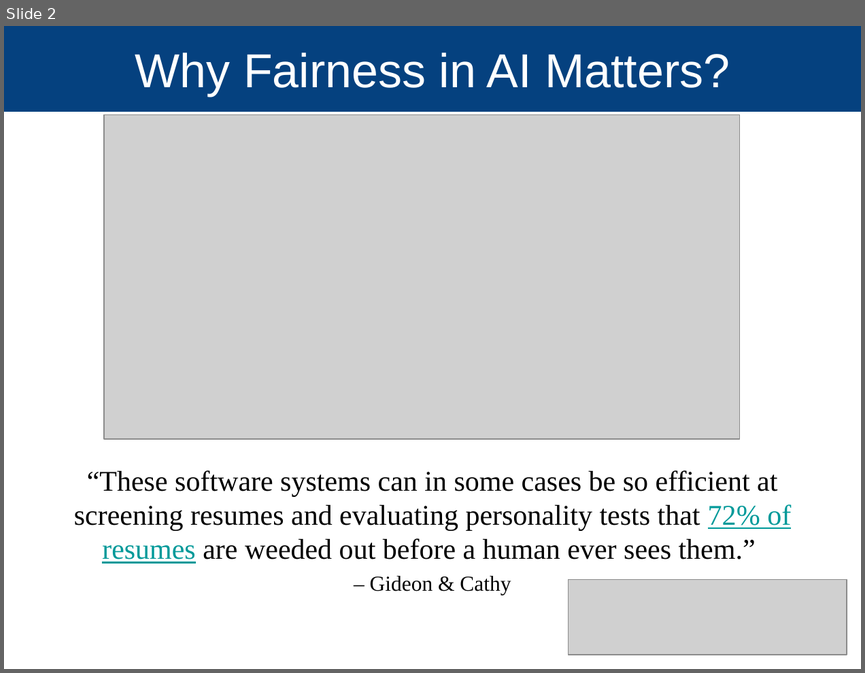
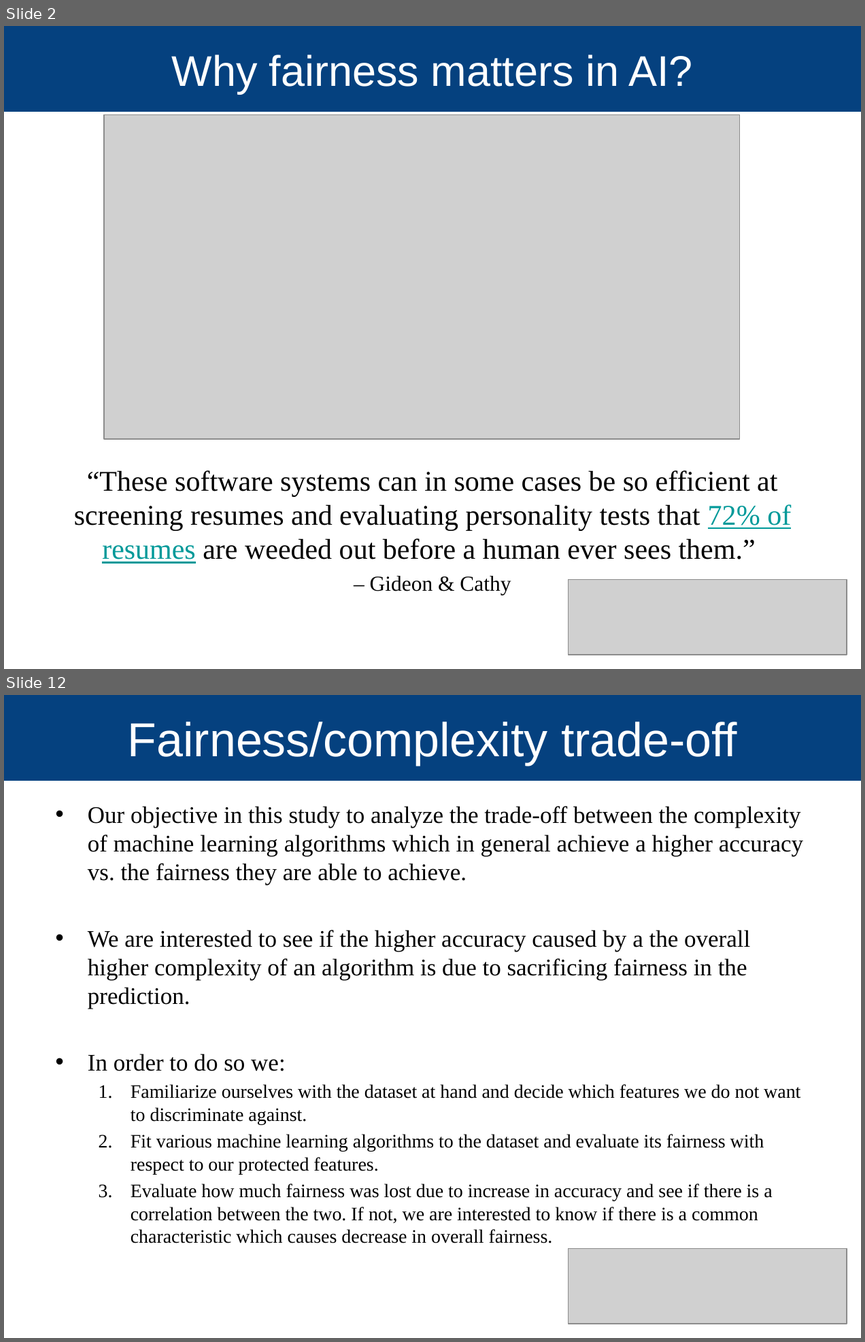
Before and after one commit to Makan-Ar/AI-Fairness-Data-Science, a slide deck: presentation/Makan Arastuie 2018-05-4 Fairness.pptx. Shown one above the other, each under a label of ours: slide 2 before the commit, slides 2 and 12 after it; the slides between them are not shown. The pictures are 865x673 and 865x1342 pixels, drawn with LibreOffice and Linux fonts; fonts in the diff are those of the drawing; grey boxes stand for pictures; background and template pictures are left out. Boxes give left, top, right and bottom in pixels: in the first picture for what was removed or moved away, otherwise in the second. Text is boxed around its words. In the diff, an @@ line names an element or a change of style, - is before the commit and + after.

```diff
--- a/presentation/Makan Arastuie 2018-05-4 Fairness.pptx
+++ b/presentation/Makan Arastuie 2018-05-4 Fairness.pptx
@@ slide 12 added at (4,695,861,1338), background #FFFFFF; not listed: 1 template element that a slide beside it also shows @@
@@ title added at (128,722,737,766), 40 pt, text #FFFFFF @@
+Fairness/complexity trade-off
@@ text added at (88,806,803,1223), 16 pt, text #000000 @@
+• Our objective in this study to analyze the trade-off between the complexity of machine learning algorithms which in general achieve a higher accuracy vs. the fairness they are able to achieve.
+• We are interested to see if the higher accuracy caused by a the overall higher complexity of an algorithm is due to sacrificing fairness in the prediction.
+• In order to do so we:
+  1. Familiarize ourselves with the dataset at hand and decide which features we do not want to discriminate against.
+  2. Fit various machine learning algorithms to the dataset and evaluate its fairness with respect to our protected features.
+  3. Evaluate how much fairness was lost due to increase in accuracy and see if there is a correlation between the two. If not, we are interested to know if there is a common characteristic which causes decrease in overall fairness.
@@ picture added at (568,1248,847,1323) @@
@@ slide 2 changed as well @@
@@ title at (172,55,692,93): text changed; size 40 to 36 pt @@
-Why Fairness in AI Matters?
+Why fairness matters in AI?
```
Also in this commit, not shown: 1 other slide changed, 25 other slides added.
